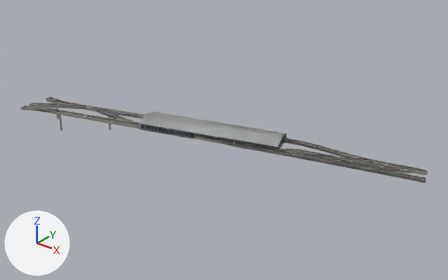
The glTF model sfo3d/data/buildings3d/lsu_airtrain_-4_0.glb as it was, and as the next commit left it.
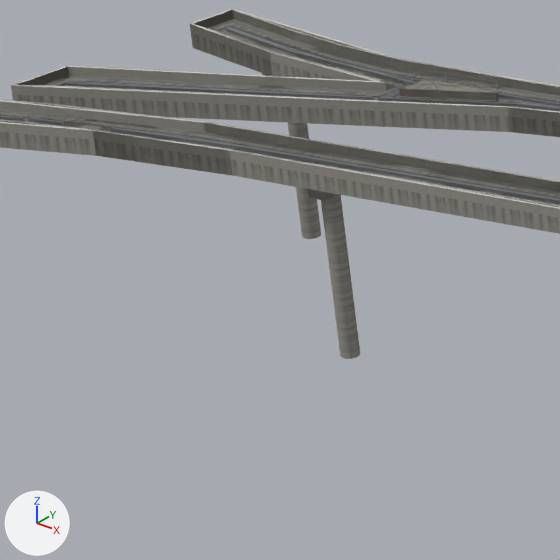
Old and new are each drawn whole from a 50 mm camera at (-1184.5, -689.2, 254.5) aimed at (-1489.2, -308.4, 18.3) and again close up on the part from 6% to 18% of the width and 34% to 54% of the height. The lights are fixed; the arrows at lower left show +X, +Y and +Z. The last two pictures show the newer version. Where no turn or scale is listed for an object, it has been applied to the vertices. Vertices at exactly the same position are counted once.

Names of what the first close-up shows: 'L0_airtrain_-4_0_deck', 'L0_airtrain_-4_0_piers', 'L0_airtrain_-4_0_track', 'L1_airtrain_-4_0_piers', 'L1_airtrain_-4_0_track', 'L2_airtrain_-4_0' and 1 more.
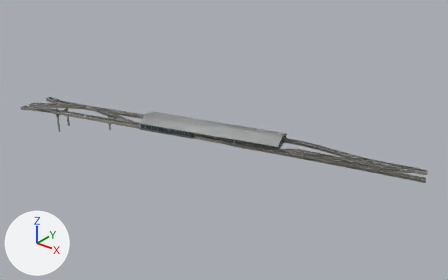
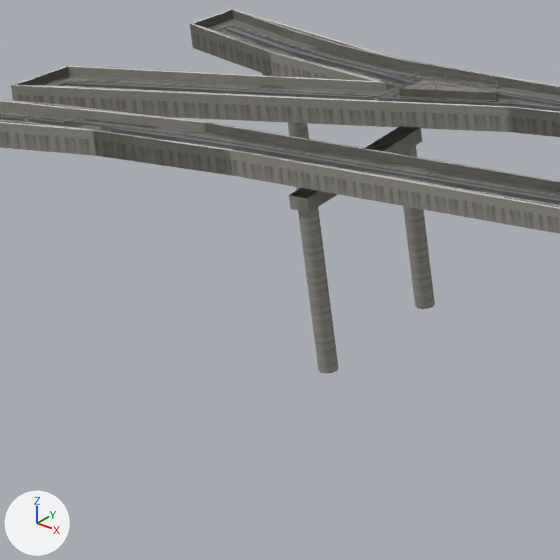
Where the newer file only moved an object's origin or applied its transform, the numbers keep the older frame.

Boxes [x1, y1, x2, y2] around the edits, measured in the close-ups (560 x 560 px; the box of a moved part takes in the faces that stretch with it):
'L2_airtrain_-4_0', reshaped
    before: [0, 9, 560, 357]
    after: [0, 9, 560, 372]
'L0_airtrain_-4_0_piers', reshaped
    before: [262, 73, 360, 359]
    after: [262, 73, 435, 373]
'L1_airtrain_-4_0_piers', reshaped
    before: [297, 123, 360, 359]
    after: [297, 123, 434, 373]
part 1 of me_l0_airtrain__4_0_piers, moved or reshaped
    before: [321, 194, 360, 359]
    after: [298, 207, 338, 373]
part 2 of me_l0_airtrain__4_0_piers, added
    after: [402, 146, 435, 309]
part 3 of me_l0_airtrain__4_0_piers, deleted (mostly hidden)
    before: [308, 189, 338, 201]
part 4 of me_l0_airtrain__4_0_piers, added
    after: [290, 126, 422, 212]
part 5 of me_l1_airtrain__4_0_piers, moved or reshaped
    before: [331, 195, 360, 359]
    after: [308, 209, 338, 373]
part 6 of me_l1_airtrain__4_0_piers, added
    after: [407, 149, 434, 309]
part 7 of me_l2_airtrain__4_0, added
    after: [412, 150, 431, 308]
part 8 of me_l2_airtrain__4_0, built on
    before: [336, 196, 357, 357]
    after: [289, 126, 419, 372]

The change, as a diff of the scene's bpy script:
```diff
--- a/sfo3d/data/buildings3d/lsu_airtrain_-4_0.glb.py
+++ b/sfo3d/data/buildings3d/lsu_airtrain_-4_0.glb.py
@@ me_l0_airtrain__4_0_piers @@
 # used by ob_l0_airtrain__4_0_piers; location = (-1638.59, -348.76, 3.0)
-me_l0_airtrain__4_0_piers.from_pydata(...)  # 84 vertices, 90 faces; spans x -31.4..31.4, y -17.5..17.5, z 0.0..17.9
+me_l0_airtrain__4_0_piers.from_pydata(...)  # 104 vertices, 112 faces; spans x -31.4..31.4, y -20.2..17.5, z 0.0..17.9
+# me_l0_airtrain__4_0_piers part 1: the loose piece of 20 vertices spanning x -6.1..-4.4, y -16.3..-14.5, z 0.0..16.5 is moved by (1.0, -3.3, 0.0)
+# me_l0_airtrain__4_0_piers part 2: the loose piece of 20 vertices spanning x -6.1..-4.4, y -16.3..-14.5, z 0.0..16.5 is copied, and the copy is moved by (-3.5, 11.4, 0.0); it spans x -9.5..-7.8, y -4.9..-3.1, z 0.0..16.5
+# me_l0_airtrain__4_0_piers part 3: the loose piece of 8 vertices spanning x -6.7..-3.7, y -17.5..-13.4, z 16.4..17.8 is deleted
+# me_l0_airtrain__4_0_piers part 4
+# 8 vertices are added at x -10.0..-2.9, y -20.2..-2.6, z 16.4..17.8
+# 12 new faces join them
 me_l0_airtrain__4_0_piers.materials.append(mat_guideway)
@@ me_l1_airtrain__4_0_piers @@
 # used by ob_l1_airtrain__4_0_piers; location = (-1638.59, -348.76, 3.0)
-me_l1_airtrain__4_0_piers.from_pydata(...)  # 60 vertices, 66 faces; spans x -31.4..31.4, y -17.5..17.5, z 0.0..17.9
+me_l1_airtrain__4_0_piers.from_pydata(...)  # 72 vertices, 80 faces; spans x -31.4..31.4, y -20.2..17.5, z 0.0..17.9
+# me_l1_airtrain__4_0_piers part 5: the loose piece of 12 vertices spanning x -6.0..-4.4, y -16.3..-14.5, z 0.0..16.5 is moved by (1.0, -3.3, 0.0)
+# me_l1_airtrain__4_0_piers part 6: the loose piece of 12 vertices spanning x -6.0..-4.4, y -16.3..-14.5, z 0.0..16.5 is copied, and the copy is moved by (-3.5, 11.4, 0.0); it spans x -9.5..-7.9, y -4.9..-3.1, z 0.0..16.5
+# other edits to the shape of me_l1_airtrain__4_0_piers do not show in these pictures
 me_l1_airtrain__4_0_piers.materials.append(mat_guideway)
@@ me_l2_airtrain__4_0 @@
 # used by ob_l2_airtrain__4_0; location = (-1501.1, -318.69, 3.0)
-me_l2_airtrain__4_0.from_pydata(...)  # 796 vertices, 1512 faces; spans x -179.0..179.0, y -63.0..63.0, z 0.0..28.0
+me_l2_airtrain__4_0.from_pydata(...)  # 812 vertices, 1532 faces; spans x -179.0..179.0, y -63.0..63.0, z 0.0..28.0
+# me_l2_airtrain__4_0 part 7: the loose piece of 8 vertices spanning x -144.0..-142.0, y -46.0..-45.0, z 0.0..16.0 is copied, and the copy is moved by (-3.0, 11.0, 0.0); it spans x -147.0..-145.0, y -35.0..-33.0, z 0.0..16.0
+# me_l2_airtrain__4_0 part 8
+# 6 vertices in x -144.0..-142.0, y -46.0..-45.0, z 0.0..16.0 move by (1.0, -3.0, 0.0)
+# 2 vertices move from x -143.0, y -46.0, z 0.0..16.0 to x -142.0, y -50.0, z 0.0..16.0
+# 8 vertices are added at x -147.0..-140.0, y -50.0..-33.0, z 16.0..18.0
+# 12 new faces join them, mat_guideway_c
 me_l2_airtrain__4_0.materials.append(mat_guideway_deck_c)
```
